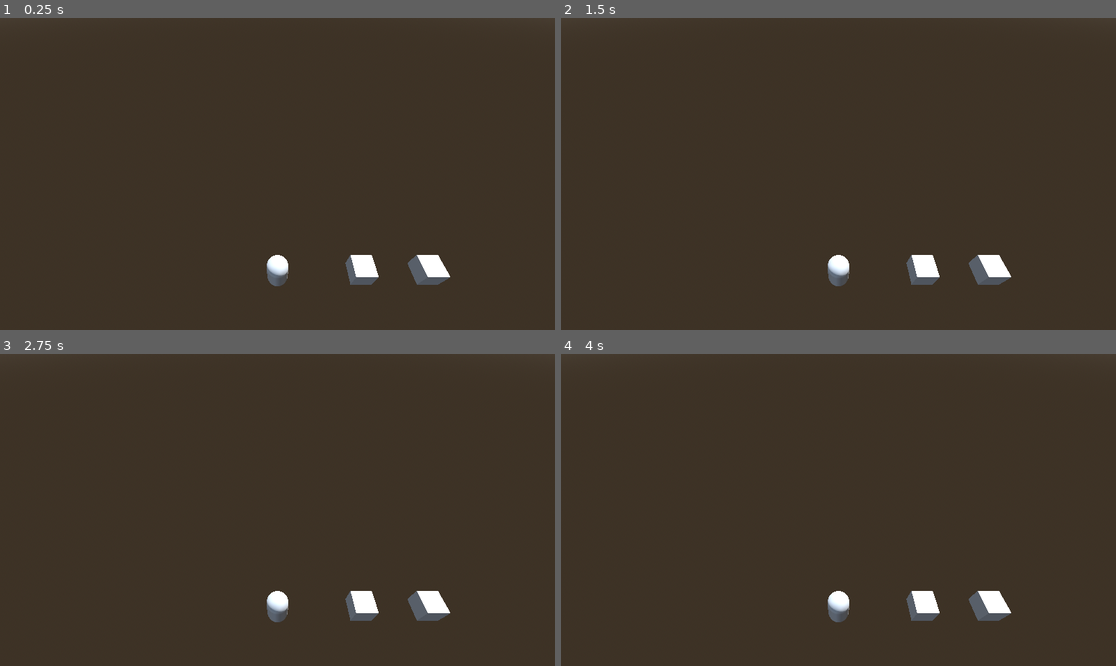
Above: before the commit, frames 1-4 (two rows, left to right).
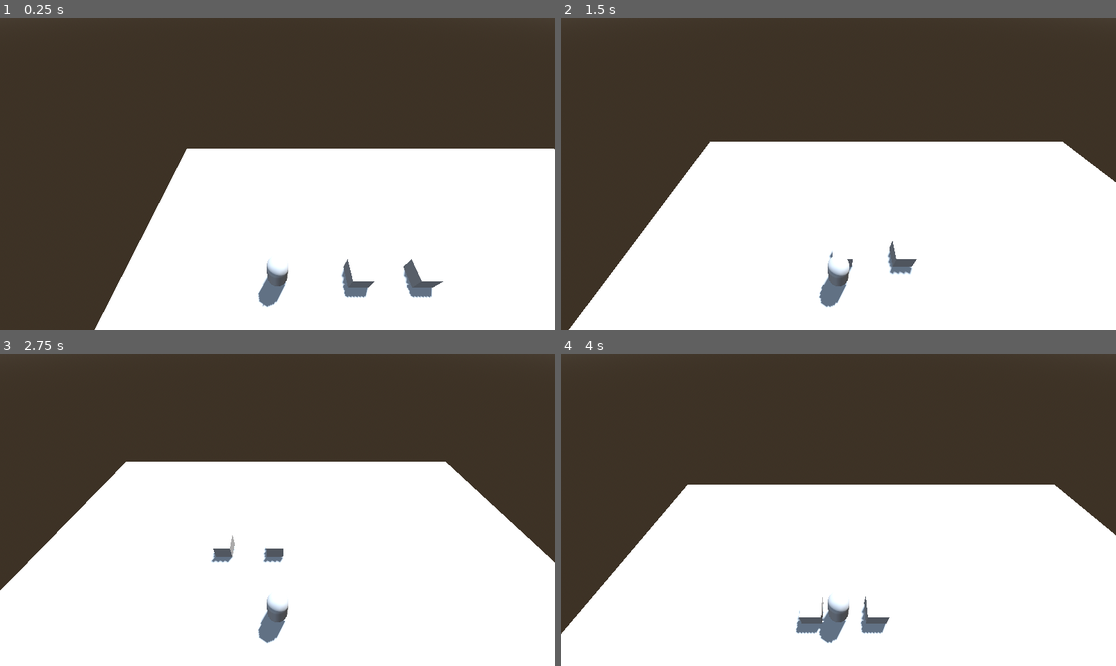
Above: after the commit, the same moments.

Repository: abody2k/Of-mice-and-cheese
Game: Godot game, scene res://scenes/main.tscn
The game is run twice, just before and just after one commit, with the same random seed, the same clock (stepped at 60 frames per second) and the same inputs.
Inputs:
- Up to frame 1 (0.25 s): no input
- Up to frame 2 (1.5 s): tap Enter (ui_accept) at 0.5, 0.77 s; hold Right (ui_right) 0.53-1.28 s; tap F (switch_views) at 0.6, 1.35 s; hold Down (ui_down) from 1.28 s (still down)
- Up to frame 3 (2.75 s): tap Enter (ui_accept) at 1.52 s; release Down (ui_down) at 2.03 s; hold Right (ui_right) from 2.03 s (still down); tap F (switch_views) at 2.1 s
- Up to frame 4 (4 s): release Right (ui_right) at 2.78 s; hold Up (ui_up) 2.78-3.53 s; tap F (switch_views) at 2.85, 3.6 s; tap Enter (ui_accept) at 3.02, 3.77 s; hold Left (ui_left) from 3.53 s (still down)

The runs differ from the first frame. In frame 1, 42% of the frame differs, in the area x 17-100%, y 41-100%; in frame 2, 50%; in frame 3, 57%, in the area x 0-100%, y 34-100%; in frame 4, 51%.

Commit message:
added player movement

Diff:
--- a/scenes/main.tscn
+++ b/scenes/main.tscn
@@ -44,6 +44,12 @@
 }
 point_count = 9
 
+[sub_resource type="BoxMesh" id="BoxMesh_sugp2"]
+size = Vector3(32, 1, 21)
+
+[sub_resource type="ConcavePolygonShape3D" id="ConcavePolygonShape3D_sugp2"]
+data = PackedVector3Array(-16, 0.5, 10.5, 16, 0.5, 10.5, -16, -0.5, 10.5, 16, 0.5, 10.5, 16, -0.5, 10.5, -16, -0.5, 10.5, 16, 0.5, -10.5, -16, 0.5, -10.5, 16, -0.5, -10.5, -16, 0.5, -10.5, -16, -0.5, -10.5, 16, -0.5, -10.5, 16, 0.5, 10.5, 16, 0.5, -10.5, 16, -0.5, 10.5, 16, 0.5, -10.5, 16, -0.5, -10.5, 16, -0.5, 10.5, -16, 0.5, -10.5, -16, 0.5, 10.5, -16, -0.5, -10.5, -16, 0.5, 10.5, -16, -0.5, 10.5, -16, -0.5, -10.5, 16, 0.5, 10.5, -16, 0.5, 10.5, 16, 0.5, -10.5, -16, 0.5, 10.5, -16, 0.5, -10.5, 16, 0.5, -10.5, -16, -0.5, 10.5, 16, -0.5, 10.5, -16, -0.5, -10.5, 16, -0.5, 10.5, 16, -0.5, -10.5, -16, -0.5, -10.5)
+
 [node name="main" type="Node3D" unique_id=1107379641 groups=["main"]]
 script = ExtResource("1_o5qli")
 
@@ -86,7 +92,7 @@
 curve = SubResource("Curve3D_jyhfs")
 
 [node name="follow" type="PathFollow3D" parent="paths/3" unique_id=1861191831]
-transform = Transform3D(-0.2228245, 0, 0.974858, 0, 1, 0, -0.974858, 0, -0.2228245, 6.76529, 0, 1.2182707)
+transform = Transform3D(-0.22282445, 0, 0.9748578, 0, 1, 0, -0.9748578, 0, -0.22282445, 6.76529, 0, 1.2182707)
 
 [node name="pressure_point" parent="paths/3" unique_id=245685369 instance=ExtResource("2_0wfyh")]
 transform = Transform3D(1, 0, 0, 0, 1, 0, 0, 0, 1, -1, 0, 0)
@@ -104,6 +110,16 @@
 [node name="spawning" type="Timer" parent="waves" unique_id=231920662]
 wait_time = 3.0
 
+[node name="StaticBody3D" type="StaticBody3D" parent="." unique_id=1561335764]
+
+[node name="MeshInstance3D" type="MeshInstance3D" parent="StaticBody3D" unique_id=11658542]
+transform = Transform3D(1, 0, 0, 0, 1, 0, 0, 0, 1, 0, -0.97467875, 0)
+mesh = SubResource("BoxMesh_sugp2")
+
+[node name="CollisionShape3D" type="CollisionShape3D" parent="StaticBody3D" unique_id=1923440797]
+transform = Transform3D(1, 0, 0, 0, 1, 0, 0, 0, 1, 0, -0.97467875, 0)
+shape = SubResource("ConcavePolygonShape3D_sugp2")
+
 [connection signal="timeout" from="rain" to="." method="_on_rain_timeout"]
 [connection signal="timeout" from="raining" to="." method="_on_raining_timeout"]
 [connection signal="timeout" from="waves" to="." method="_on_waves_timeout"]
--- a/scripts/player.gd
+++ b/scripts/player.gd
@@ -26,7 +26,7 @@
 			$SpringArm3D/top.current = true
 			$FPS/fps.current = false
 
-	return
+
 
 	# Add the gravity.
 	if not is_on_floor():
